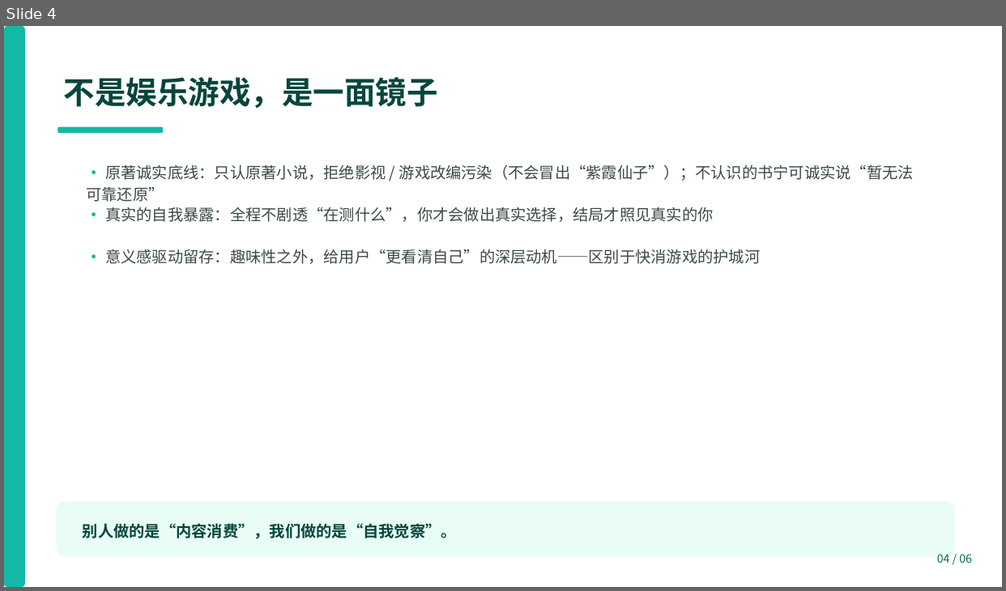
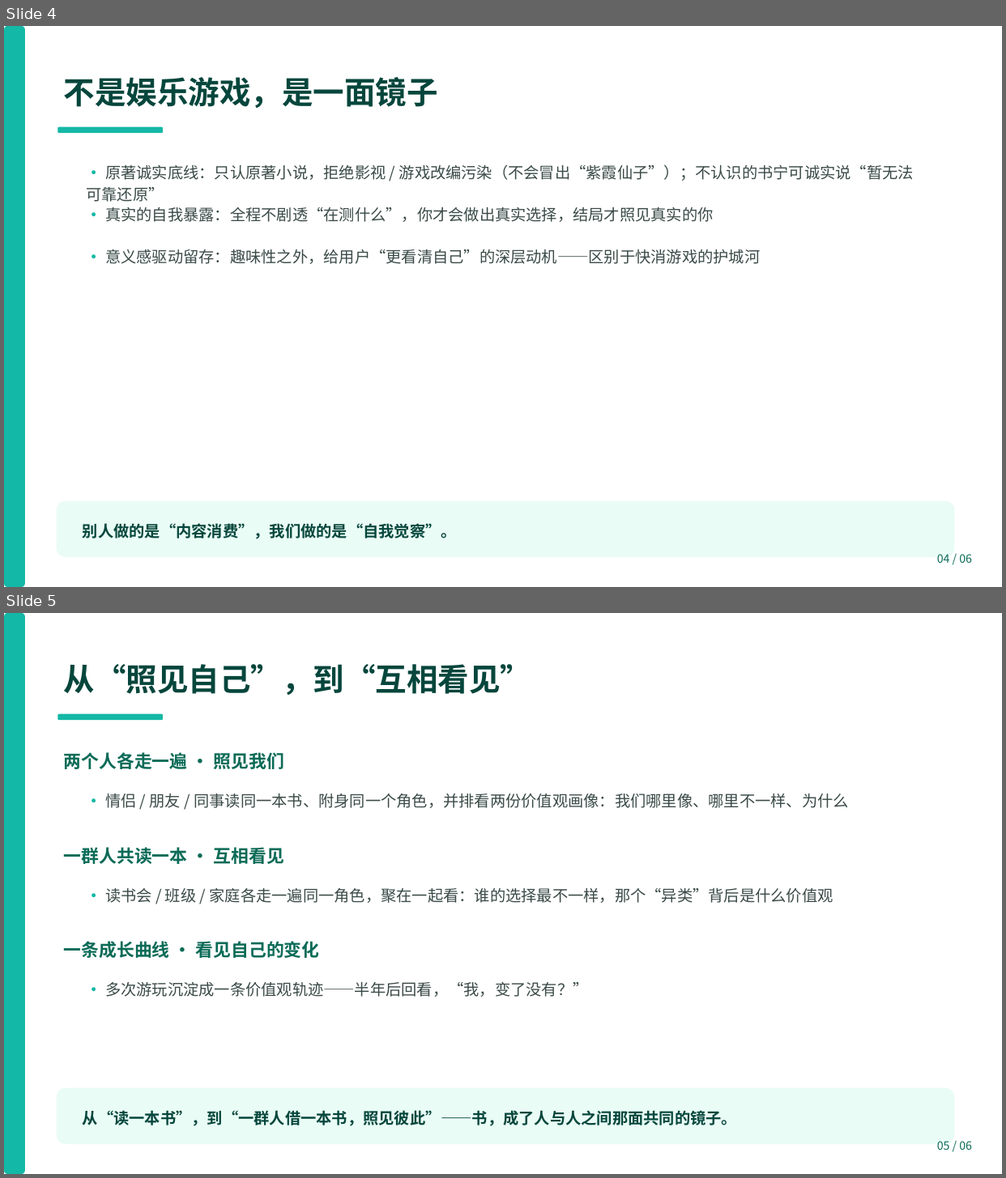
Before and after one commit to jassbin/mybook, a slide deck: public/难得读书-竞赛PPT.pptx. Shown one above the other, each under a label of ours: slide 4 before the commit, slides 4 and 5 after it. The pictures are 1006x591 and 1006x1178 pixels, drawn with LibreOffice and Linux fonts; fonts in the diff are those of the drawing. Boxes give left, top, right and bottom in pixels: in the first picture for what was removed or moved away, otherwise in the second. Text is boxed around its words. In the diff, an @@ line names an element or a change of style, - is before the commit and + after.

```diff
--- a/public/难得读书-竞赛PPT.pptx
+++ b/public/难得读书-竞赛PPT.pptx
@@ slide 5 added at (4,613,1002,1174), background #FFFFFF @@
@@ rounded rectangle added at (4,613,25,1174), fill #14B8A6 @@
@@ text added at (64,664,531,695), 30 pt, text #06463C, bold @@
+从“照见自己”，到“互相看见”
@@ rounded rectangle added at (58,714,163,720), fill #14B8A6 @@
@@ text added at (64,752,284,769), 17 pt, text #0B6B57, bold @@
+两个人各走一遍 · 照见我们
@@ text added at (105,794,848,808), 15 pt, text #3A4A47 @@
+• 情侣 / 朋友 / 同事读同一本书、附身同一个角色，并排看两份价值观画像：我们哪里像、哪里不一样、为什么
@@ text added at (64,847,284,864), 17 pt, text #0B6B57, bold @@
+一群人共读一本 · 互相看见
@@ text added at (105,888,833,903), 15 pt, text #3A4A47 @@
+• 读书会 / 班级 / 家庭各走一遍同一角色，聚在一起看：谁的选择最不一样，那个“异类”背后是什么价值观
@@ text added at (64,941,320,958), 17 pt, text #0B6B57, bold @@
+一条成长曲线 · 看见自己的变化
@@ text added at (105,982,589,997), 15 pt, text #3A4A47 @@
+• 多次游玩沉淀成一条价值观轨迹——半年后回看，“我，变了没有？”
@@ rounded rectangle added at (57,1088,955,1144), fill #E9FCF5 @@
@@ text added at (83,1110,737,1127), 15 pt, text #06463C, bold @@
+从“读一本书”，到“一群人借一本书，照见彼此”——书，成了人与人之间那面共同的镜子。
@@ text added at (937,1141,972,1150), 11 pt, text #0B6B57 @@
+05 / 06
```
Also in this commit, not shown: 1 slide removed.
